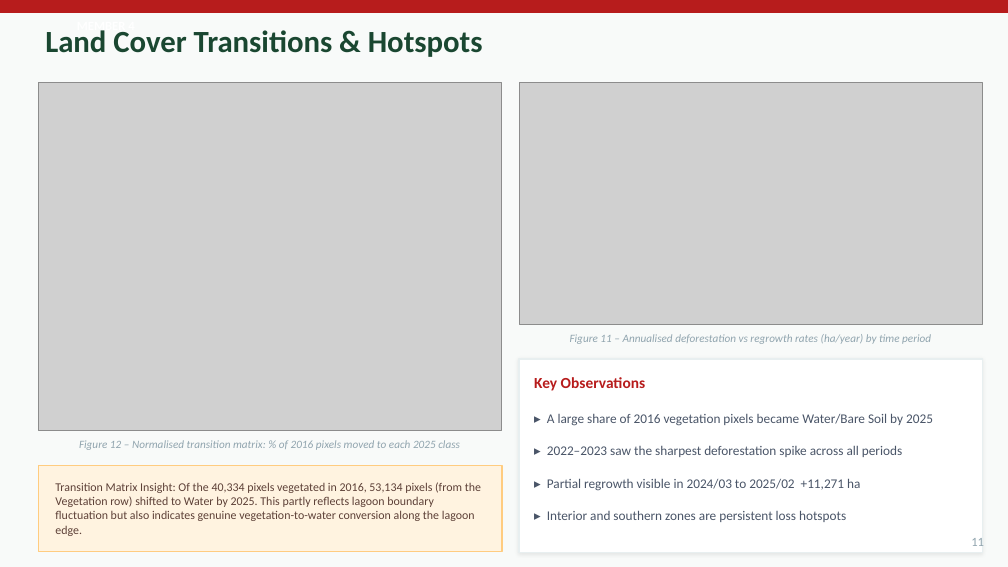
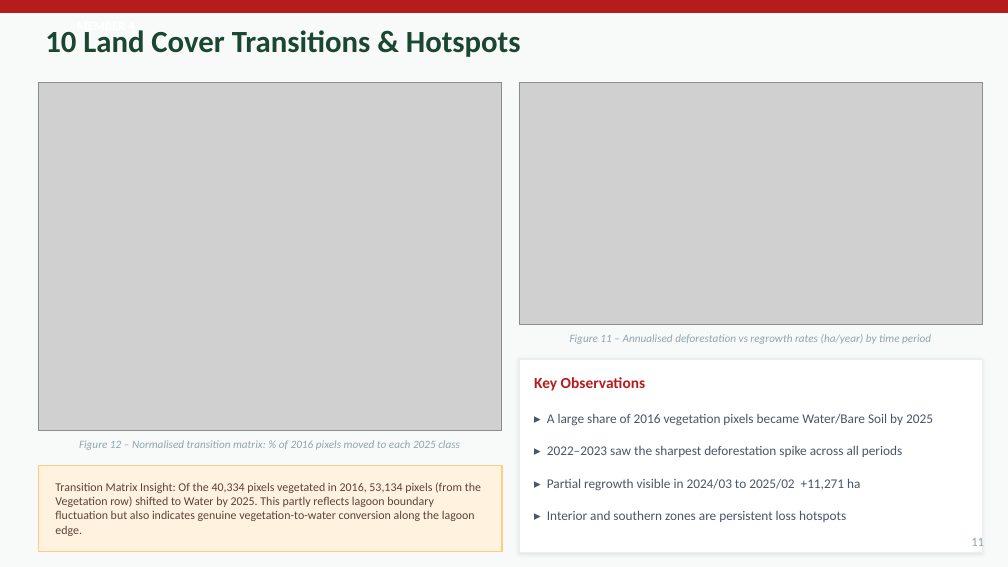
Before and after one commit to heyisula/terraShiftSriLanka, a slide deck: slide 11 of docs/Kalpitiya_Deforestation_Presentation.pptx. Drawn at 1008x567 pixels with LibreOffice and Linux fonts; fonts in the diff are those of the drawing; grey boxes stand for pictures. Boxes give left, top, right and bottom in pixels: in the first picture for what was removed or moved away, otherwise in the second. Text is boxed around its words. In the diff, an @@ line names an element or a change of style, - is before the commit and + after.

Commit message:
Update Presentation

```diff
--- a/docs/Kalpitiya_Deforestation_Presentation.pptx
+++ b/docs/Kalpitiya_Deforestation_Presentation.pptx
@@ text at (45,30,521,57): text changed @@
-Land Cover Transitions & Hotspots
+10 Land Cover Transitions & Hotspots
```
Also in this commit, not shown: 14 other slides changed.
